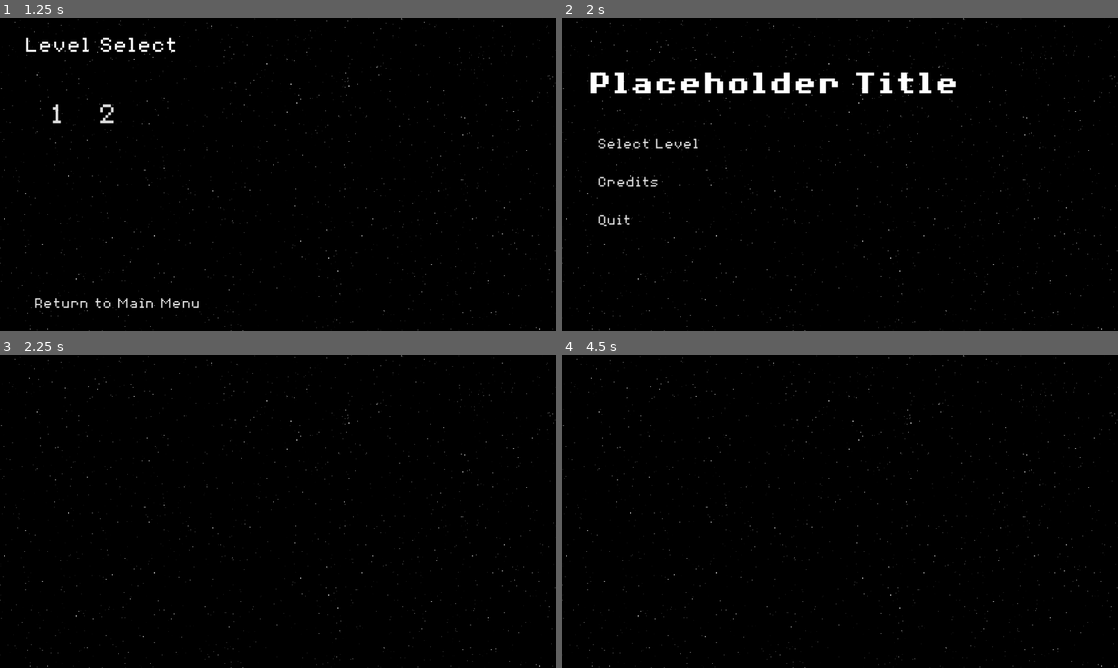
Above: before the commit, frames 1-4 (two rows, left to right).
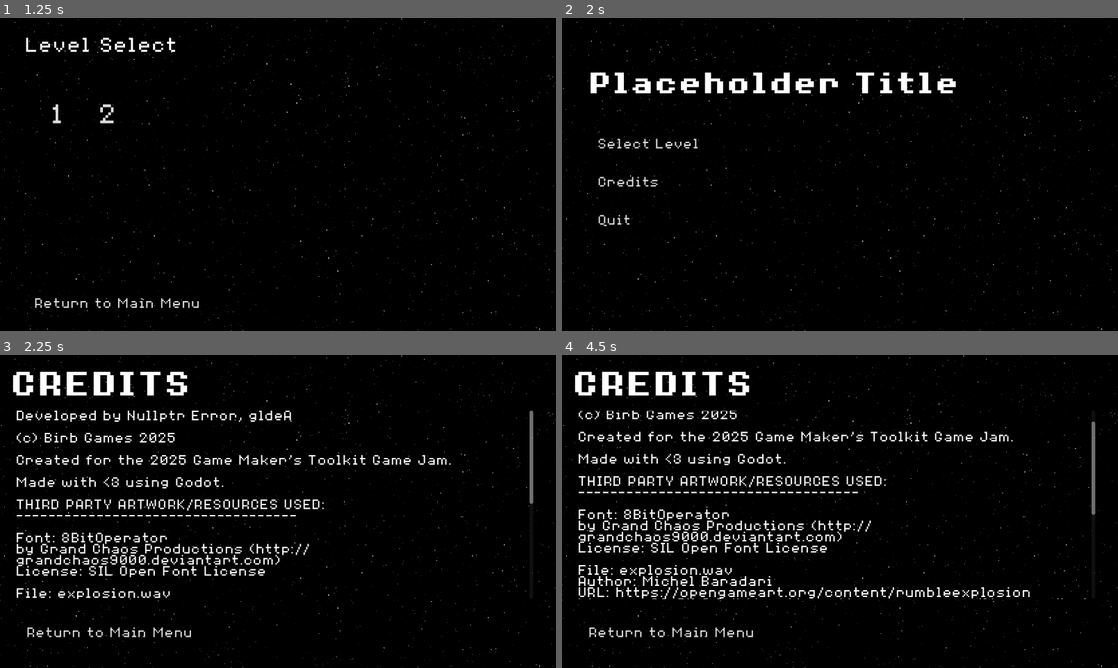
Above: after the commit, the same moments.

Repository: Birb-Games/gmtk-2025
Game: Godot game, scene res://scenes/main.tscn
The game is run twice, just before and just after one commit, with the same random seed, the same clock (stepped at 60 frames per second) and the same inputs.
Inputs (mouse positions are in pixels of both pictures, inside the frame that each line leads up to):
- Up to frame 1 (1.25 s): click "Select Level" at 0.5 s
- Up to frame 2 (2 s): click "Return to Main Menu" at 1.25 s
- Up to frame 3 (2.25 s): click "Credits" at 2 s
- Up to frame 4 (4.5 s): tap Enter at 2.75, 4.25 s; move the mouse to (962, 495) at 2.77 s; press the mouse at (962, 495) at 2.78 s; hold Right (right) 2.78-3.53 s; tap Space at 3.5 s; move the mouse to (728, 527) at 3.52 s; release the mouse at (728, 527) at 3.53 s; hold Down (down) 3.53-4.28 s; tap Mouse wheel up (zoom_camera_in) at 3.6 s; move the mouse to (895, 442) at 4.27 s; hold Right (right) from 4.28 s (still down); tap Mouse wheel down (zoom_camera_out) at 4.35 s

Frames 1-2 are identical in both runs. In frame 3, 7.4% of the frame differs, in the area x 2-96%, y 5-91%; in frame 4, 8.2%.

Commit message:
added credits screen

Diff:
--- a/scenes/credits.tscn
+++ b/scenes/credits.tscn
@@ -1,14 +1,84 @@
-[gd_scene load_steps=2 format=3 uid="uid://cnxvyl86ygh4h"]
+[gd_scene load_steps=5 format=3 uid="uid://cnxvyl86ygh4h"]
 
 [ext_resource type="Texture2D" uid="uid://dsq5rgehdjua3" path="res://assets/textures/space.png" id="1_0bpdh"]
+[ext_resource type="Theme" uid="uid://ca4fjx3thf2g7" path="res://assets/theme.tres" id="2_2ckv8"]
+[ext_resource type="Script" uid="uid://d1dspet8ujiyd" path="res://scripts/credits.gd" id="2_2fbfq"]
+[ext_resource type="FontFile" uid="uid://b3j21gnxq1jn1" path="res://assets/fonts/8BitOperator/8bitOperatorPlus8-Bold.ttf" id="3_0ctdu"]
 
 [node name="Credits" type="Control"]
 layout_mode = 3
 anchors_preset = 0
 offset_right = 40.0
 offset_bottom = 40.0
+theme = ExtResource("2_2ckv8")
+script = ExtResource("2_2fbfq")
 
 [node name="Background" type="Sprite2D" parent="."]
 position = Vector2(578, 325)
 scale = Vector2(1.34815, 1.34815)
 texture = ExtResource("1_0bpdh")
+
+[node name="RichTextLabel" type="RichTextLabel" parent="."]
+layout_mode = 0
+offset_left = 32.0
+offset_top = 115.0
+offset_right = 1105.0
+offset_bottom = 505.0
+text = "Developed by Nullptr Error, gldeA
+
+(c) Birb Games 2025
+
+Created for the 2025 Game Maker's Toolkit Game Jam.
+
+Made with <3 using Godot.
+
+THIRD PARTY ARTWORK/RESOURCES USED:
+-----------------------------------
+
+Font: 8BitOperator
+by Grand Chaos Productions (http://grandchaos9000.deviantart.com)
+License: SIL Open Font License
+
+File: explosion.wav
+Author: Michel Baradari
+URL: https://opengameart.org/content/rumbleexplosion
+License: CC-BY 3.0 (https://creativecommons.org/licenses/by/3.0/)
+Modifictations: converted from flac to wav.
+
+File: hit.wav
+Author: Iwan 'qubodup' Gabovitch (http://opengameart.org/users/qubodup)
+URL: https://opengameart.org/content/impact
+License: CC0
+
+File: asteroid_explosion.wav
+Author: dklon (https://opengameart.org/users/dklon)
+URL: https://opengameart.org/content/boom-pack-2
+License: CC-BY 3.0 (https://creativecommons.org/licenses/by/3.0/)
+Notes: Used explosion_5.wav in \"Boom Pack 2\"."
+
+[node name="Title" type="Label" parent="."]
+layout_mode = 0
+offset_left = 20.0
+offset_top = 35.0
+offset_right = 320.0
+offset_bottom = 80.0
+theme_override_fonts/font = ExtResource("3_0ctdu")
+theme_override_font_sizes/font_size = 80
+text = "CREDITS"
+
+[node name="ReturnToMain" type="Button" parent="."]
+layout_mode = 1
+anchors_preset = 7
+anchor_left = 0.5
+anchor_top = 1.0
+anchor_right = 0.5
+anchor_bottom = 1.0
+offset_left = 8.0
+offset_top = 504.0
+offset_right = 405.0
+offset_bottom = 567.0
+grow_horizontal = 2
+grow_vertical = 0
+text = "Return to Main Menu"
+
+[connection signal="pressed" from="ReturnToMain" to="." method="_on_return_to_main_pressed"]
--- /dev/null
+++ b/scripts/credits.gd
@@ -0,0 +1,7 @@
+extends Control
+
+@onready var main_menu = $/root/Main/GUI/MainMenu
+
+func _on_return_to_main_pressed() -> void:
+	hide()
+	main_menu.show()
Not shown, added: scripts/credits.gd.uid
